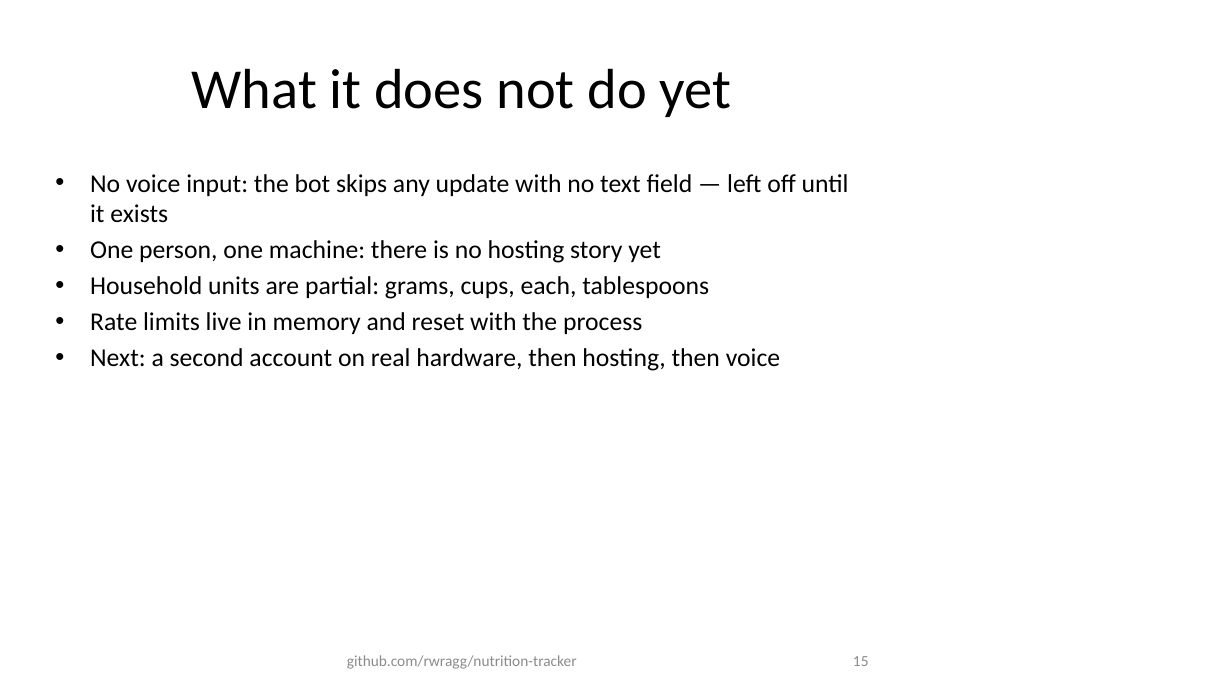
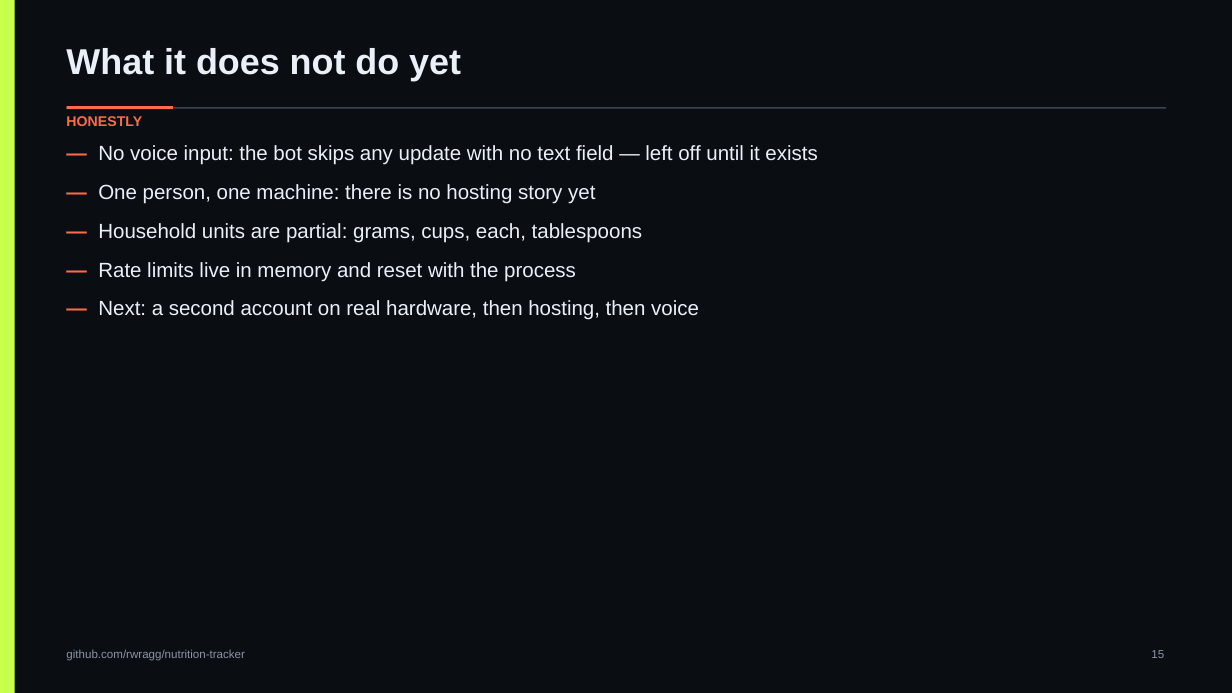
Before and after one commit to rwragg/nutrition-tracker, a slide deck: slide 15 of docs/deck/Nutrition-Tracker-Deck.pptx. Drawn at 1232x693 pixels with LibreOffice and Linux fonts; fonts in the diff are those of the drawing. Boxes give left, top, right and bottom in pixels: in the first picture for what was removed or moved away, otherwise in the second. Text is boxed around its words. In the diff, an @@ line names an element or a change of style, - is before the commit and + after.

Commit message:
deck: rebuild on the app's own colours and one 16:9 grid
Replaces the default-layout build with docs/deck/build_deck.py, which reads --ink, --volt, --cyan,
--violet, --ember, --text and --hairline out of frontend/app/globals.css and lays every page out on
the same geometry: title band, rule, content frame, caption band, footer and slide number in the
same place on all 15 pages, one fixed frame for every screenshot, and a spine down the left edge.

Fixes what the renders caught: bullets running off the bottom of the body area, shape text losing
its colour after the first paragraph, box lines centred inconsistently, and screenshots with no
visible edge against a dark slide. build_deck.py now refuses shapes that fall outside the page, so
that class of defect fails the build instead of the review.

deck.json is gone — the builder is the single source of truth.

```diff
--- a/docs/deck/Nutrition-Tracker-Deck.pptx
+++ b/docs/deck/Nutrition-Tracker-Deck.pptx
@@ background #FFFFFF to #0A0D12 @@
@@ rectangle added at (x1=0, y1=0, x2=15, y2=693), fill #C8FF4D @@
@@ text "What it does not do ..." moved from (x1=192, y1=68, x2=732, y2=117) to (x1=66, y1=48, x2=461, y2=81) @@
@@ text "What it does not do ..." at (x1=66, y1=48, x2=461, y2=81): size 44 to 28 pt, font Calibri to Arial, text colour #000000 to #EAF0F7, bold on; alignment centre to left; vertical alignment middle to top @@
@@ text added at (x1=66, y1=116, x2=142, y2=126), 11 pt, text #FF6B4A, bold @@
+HONESTLY
@@ rectangle added at (x1=67, y1=107, x2=1166, y2=109), fill #384355 @@
@@ rectangle added at (x1=67, y1=106, x2=173, y2=109), fill #FF6B4A @@
@@ text at (x1=98, y1=145, x2=817, y2=320): text changed; size 20 to 16 pt; font Calibri to Arial; text colour #000000 to #EAF0F7 @@
-• No voice input: the bot skips any update with no text field — left off until it exists
-• One person, one machine: there is no hosting story yet
-• Household units are partial: grams, cups, each, tablespoons
-• Rate limits live in memory and reset with the process
-• Next: a second account on real hardware, then hosting, then voice
+— No voice input: the bot skips any update with no text field — left off until it exists
+— One person, one machine: there is no hosting story yet
+— Household units are partial: grams, cups, each, tablespoons
+— Rate limits live in memory and reset with the process
+— Next: a second account on real hardware, then hosting, then voice
@@ text "github.com/rwragg/nutrition-tracker" moved from (x1=347, y1=655, x2=577, y2=669) to (x1=66, y1=649, x2=244, y2=661) @@
@@ text "github.com/rwragg/nutrition-tracker" at (x1=66, y1=649, x2=244, y2=661): size 12 to 9 pt, font Calibri to Arial, text colour #8C8C8C to #8B95A7; alignment centre to left; vertical alignment middle to top @@
@@ text "15" moved from (x1=853, y1=656, x2=869, y2=666) to (x1=1151, y1=650, x2=1164, y2=658) @@
@@ text "15" at (x1=1151, y1=650, x2=1164, y2=658): size 12 to 9 pt, font Calibri to Arial, text colour #8C8C8C to #8B95A7; vertical alignment middle to top @@
```
Also in this commit, not shown: 14 other slides changed, 4 other files.
